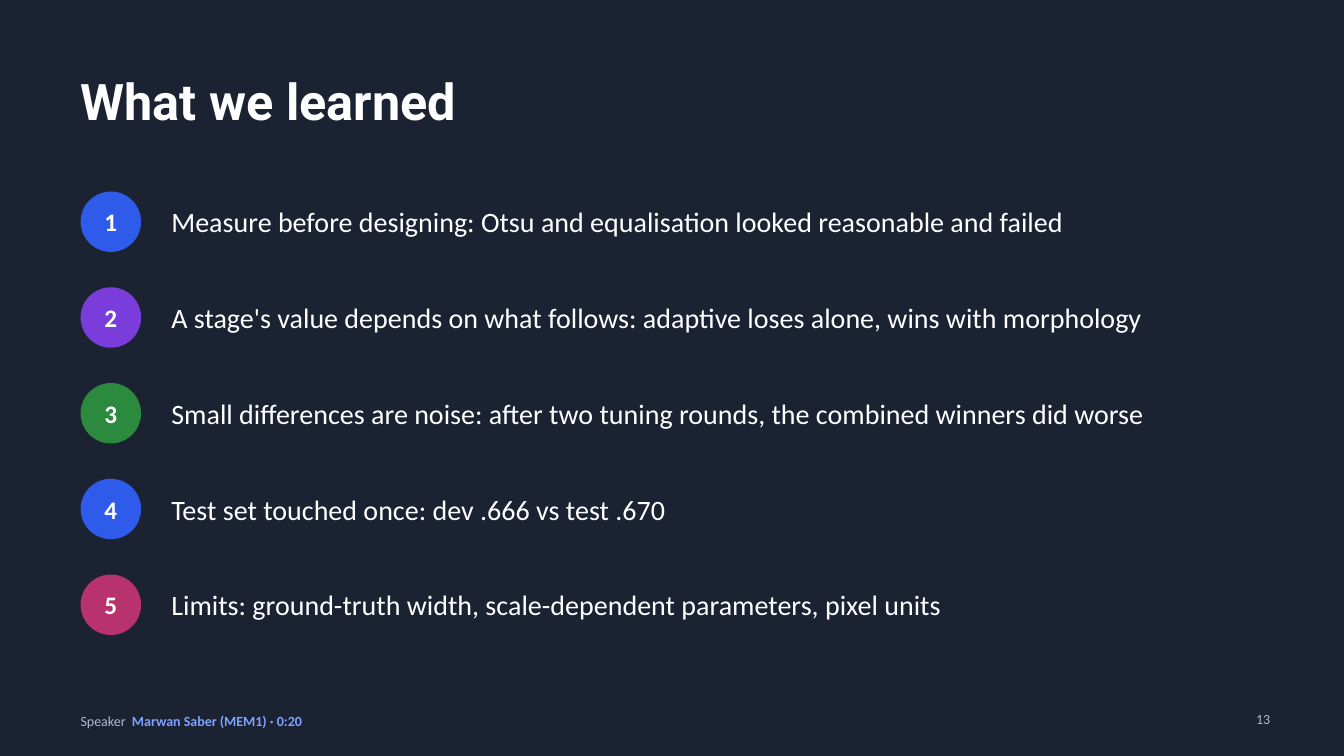
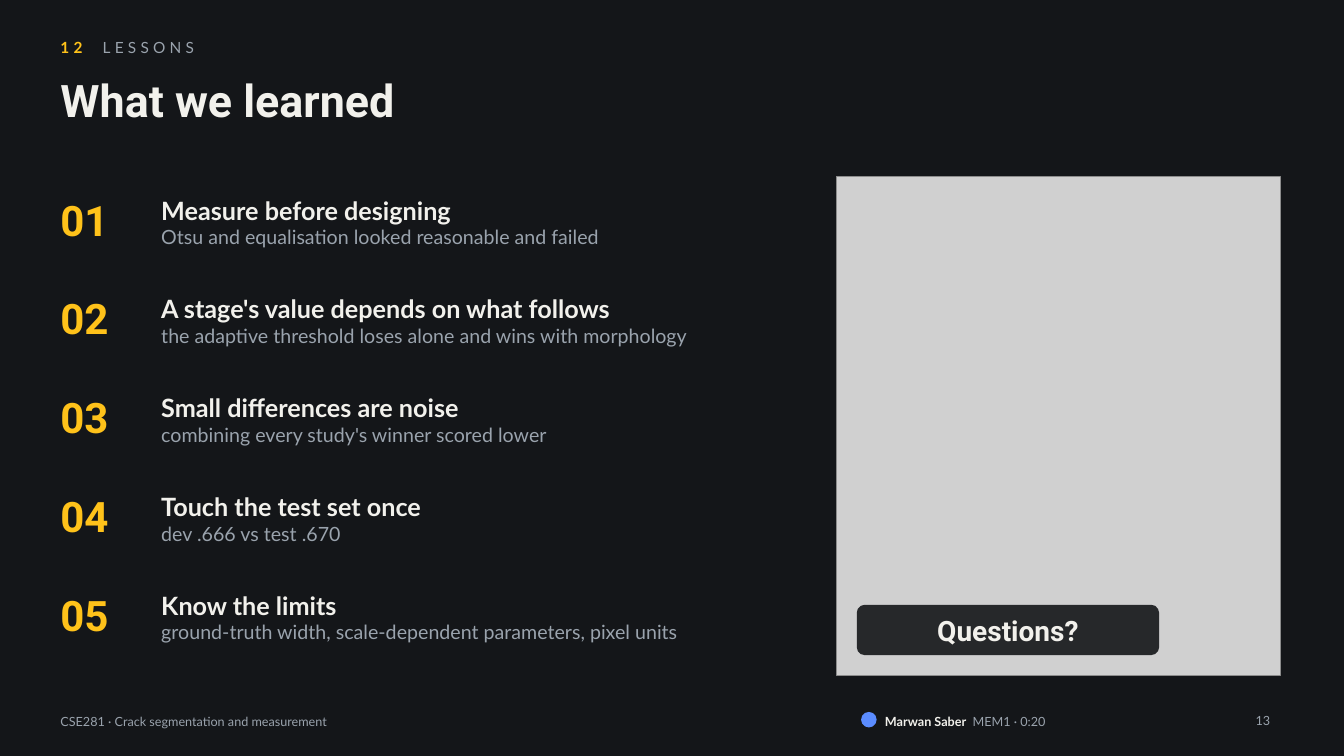
Before and after one commit to marwan19-saber/cse281-crack-segmentation, a slide deck: slide 13 of report/presentation.pptx. Drawn at 1344x756 pixels with LibreOffice and Linux fonts; fonts in the diff are those of the drawing; grey boxes stand for pictures. Boxes give left, top, right and bottom in pixels: in the first picture for what was removed or moved away, otherwise in the second. Text is boxed around its words. In the diff, an @@ line names an element or a change of style, - is before the commit and + after.

```diff
--- a/report/presentation.pptx
+++ b/report/presentation.pptx
@@ background #1B2333 to #141619 @@
@@ text added at (x1=60, y1=41, x2=194, y2=53), 11 pt, text #9AA3AD @@
+12 LESSONS
@@ title "What we learned" moved from (x1=81, y1=82, x2=456, y2=121) to (x1=60, y1=83, x2=394, y2=118) @@
@@ title "What we learned" at (x1=60, y1=83, x2=394, y2=118): size 36 to 32 pt, text colour #FFFFFF to #F2F1EC @@
@@ picture added at (x1=837, y1=176, x2=1280, y2=676) @@
@@ text added at (x1=60, y1=205, x2=108, y2=237), 30 pt, text #FFC21A, bold @@
+01
@@ ellipse removed at (x1=81, y1=192, x2=141, y2=252) @@
-1
@@ text at (x1=161, y1=201, x2=598, y2=248): text changed; size 20 to 14 pt; font Calibri to Lato; text colour #FFFFFF to #9AA3AD @@
-Measure before designing: Otsu and equalisation looked reasonable and failed
+Measure before designing
+Otsu and equalisation looked reasonable and failed
@@ ellipse removed at (x1=81, y1=287, x2=141, y2=348) @@
-2
@@ text at (x1=161, y1=299, x2=687, y2=347): text changed; size 20 to 14 pt; font Calibri to Lato; text colour #FFFFFF to #9AA3AD @@
-A stage's value depends on what follows: adaptive loses alone, wins with morphology
+A stage's value depends on what follows
+the adaptive threshold loses alone and wins with morphology
@@ text added at (x1=60, y1=303, x2=108, y2=335), 30 pt, text #FFC21A, bold @@
+02
@@ ellipse removed at (x1=81, y1=383, x2=141, y2=444) @@
-3
@@ text added at (x1=60, y1=402, x2=108, y2=434), 30 pt, text #FFC21A, bold @@
+03
@@ text added at (x1=161, y1=398, x2=546, y2=446), 14 pt, text #9AA3AD @@
+Small differences are noise
+combining every study's winner scored lower
@@ text removed at (x1=171, y1=404, x2=1143, y2=429) @@
-Small differences are noise: after two tuning rounds, the combined winners did worse
@@ ellipse removed at (x1=81, y1=479, x2=141, y2=539) @@
-4
@@ text added at (x1=60, y1=501, x2=108, y2=533), 30 pt, text #FFC21A, bold @@
+04
@@ text at (x1=161, y1=497, x2=421, y2=541): text changed; size 20 to 18 pt; font Calibri to Lato; text colour #FFFFFF to #F2F1EC; bold on @@
-Test set touched once: dev .666 vs test .670
+Touch the test set once
+dev .666 vs test .670
@@ ellipse removed at (x1=81, y1=575, x2=141, y2=635) @@
-5
@@ text at (x1=161, y1=596, x2=677, y2=643): text changed; size 20 to 14 pt; font Calibri to Lato; text colour #FFFFFF to #9AA3AD @@
-Limits: ground-truth width, scale-dependent parameters, pixel units
+Know the limits
+ground-truth width, scale-dependent parameters, pixel units
@@ text added at (x1=60, y1=600, x2=108, y2=632), 30 pt, text #FFC21A, bold @@
+05
@@ rounded rectangle added at (x1=857, y1=605, x2=1159, y2=655), fill #141619 at 90% opacity, 20 pt, text #F2F1EC, bold @@
+Questions?
@@ text added at (x1=60, y1=717, x2=327, y2=729), 9 pt, text #9AA3AD @@
+CSE281 · Crack segmentation and measurement
@@ ellipse added at (x1=862, y1=713, x2=876, y2=727), fill #5B8CFF, outline #5B8CFF 1 pt @@
@@ text at (x1=885, y1=716, x2=1045, y2=726): text changed; size 10 to 9 pt; font Calibri to Lato; text colour #7EA2FF to #F2F1EC @@
-Speaker Marwan Saber (MEM1) · 0:20
+Marwan Saber MEM1 · 0:20
@@ page number at (x1=1256, y1=716, x2=1271, y2=725): size 10 to 9 pt, font Calibri to Lato, text colour #AEB8CF to #9AA3AD @@
```
Also in this commit, not shown: 10 other slides changed, 2 slides added, 2 slides removed.
